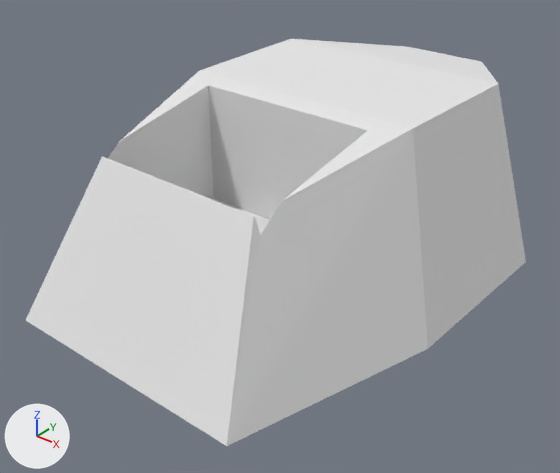
Renders of the Blender file symetry.blend from each side of a commit.
The view is the same before and after, from a 50 mm camera at (44.7, -30.6, 44.8) aimed at (0.0, 23.9, 5.1). Lighting does not change. The marker at lower left points along +X, +Y and +Z.

In view in the first picture: 'extern'.
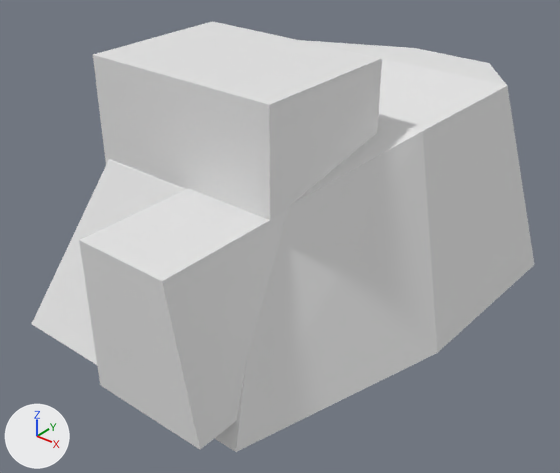
ob_intern is not drawn itself; it is used by a modifier of ob_extern.

The change, as a list of edits to the scene's bpy script:
```text
Change me_cube_003:
    where me_cube_003.from_pydata(...)  # 8 vertices, 6 faces; spans x -1.0..1.0, y -1.0..1.0, z -1.0..1.0
    used by ob_cube_4_front_window; location = (-1.0, 7.0, 9.0); scale = (10.0, 8.0, 7.0)
    before: 0 (-1.0, -1.0, -1.0), 1 (-1.0, 1.0, -1.0), 4 (-1.0, -1.0, 1.0), 5 (-1.0, 1.0, 1.0) at pixel (134, 138)
    me_cube_003 part 1
    add for i in [0, 1, 4, 5]: me_cube_003.vertices[i].co += Vector((1.1, 0.0, 0.0))
    me_cube_003.vertices[2].co: (1.0, 1.0, -1.0) -> (1.26, 1.0, -1.0)
    me_cube_003.vertices[3].co: (1.0, -1.0, -1.0) -> (1.26, -1.0, -1.0)  # not seen -> pixel (200, 449)
Change ob_cube_4_front_window:
    ob_cube_4_front_window.location: (-1.0, 7.0, 9.0) -> (0.0, 7.0, 9.0)
    remove ob_cube_4_front_window.hide_viewport = True
Change ob_cube_4_top_window:
    ob_cube_4_top_window.location: (-1.0, 18.0, 15.49) -> (0.0, 18.0, 15.49)
    remove ob_cube_4_top_window.hide_viewport = True
Change ob_intern:
    ob_intern.location: (-1.0, 0.0, 0.0) -> (0.0, 0.0, 0.0)
Change ob_extern:
    ob_extern.location: (-1.0, 0.0, 0.0) -> (0.0, 0.0, 0.0)
```

Location of each change, (x1, y1, x2, y2) in pixels of the pictures (560 x 473 px):
'extern', reshaped, moved: before (26, 39, 526, 446); after (32, 40, 534, 452)
'cube_4_top_window', shown: after (93, 21, 382, 220)
'cube_4_front_window', shown: after (79, 188, 288, 450)
